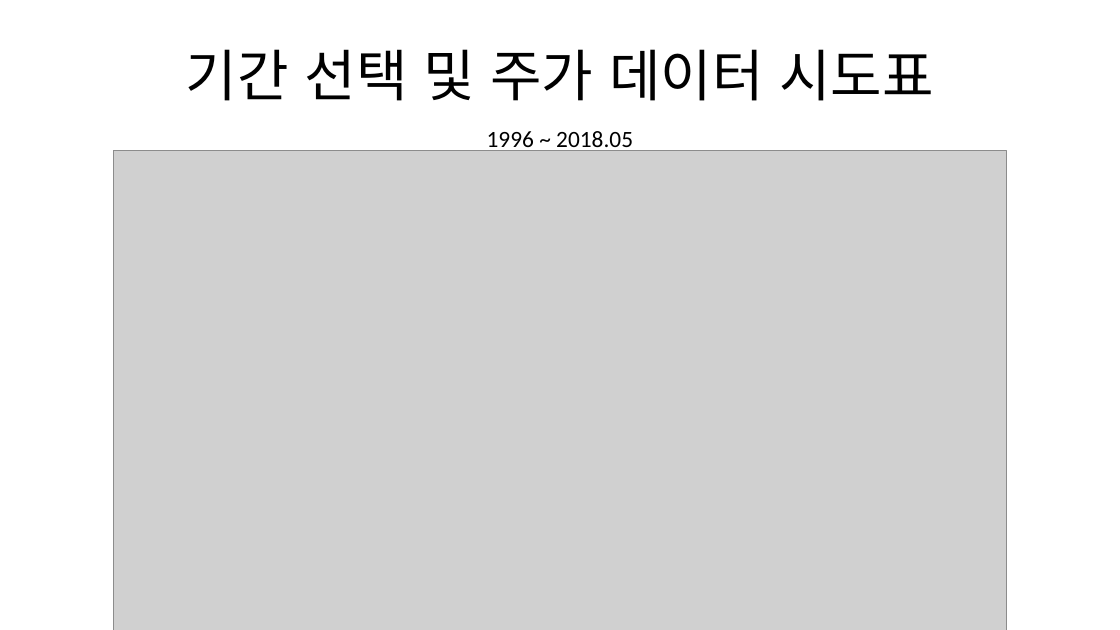
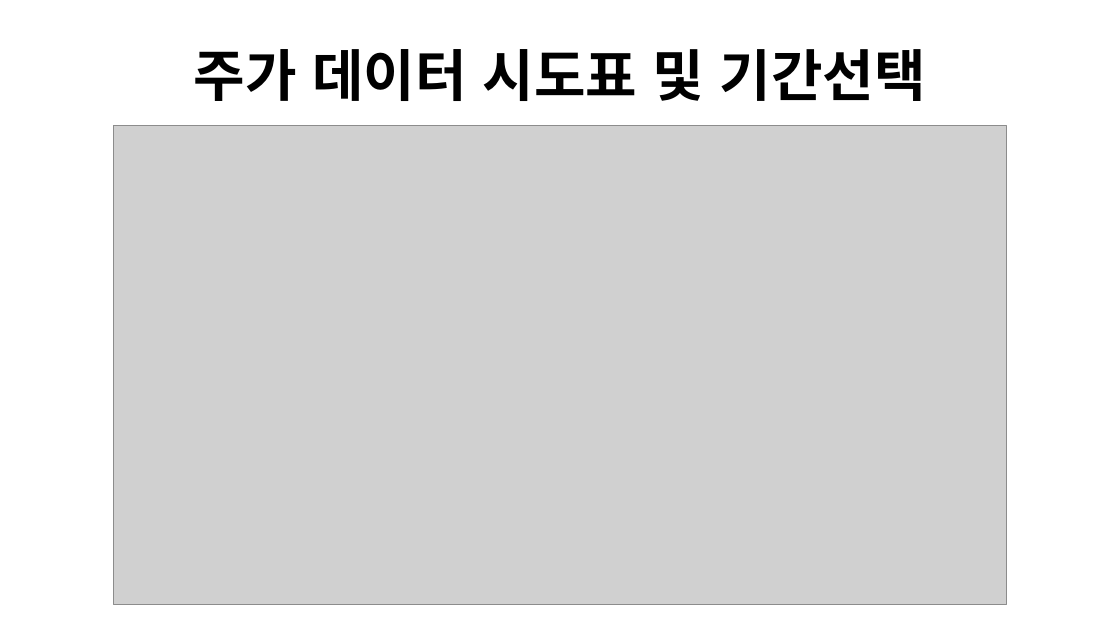
Before and after one commit to DaeguDude/bigdata, a slide deck: slide 6 of bigdata/파이널프로젝트ppt.pptx (slide 5 before the commit). Drawn at 1120x630 pixels with LibreOffice and Linux fonts; fonts in the diff are those of the drawing; grey boxes stand for pictures. Boxes give left, top, right and bottom in pixels: in the first picture for what was removed or moved away, otherwise in the second. Text is boxed around its words. In the diff, an @@ line names an element or a change of style, - is before the commit and + after.

```diff
--- a/bigdata/파이널프로젝트ppt.pptx
+++ b/bigdata/파이널프로젝트ppt.pptx
@@ title at box(194, 49, 926, 101): text changed; bold on @@
-기간 선택 및 주가 데이터 시도표
+주가 데이터 시도표 및 기간선택
@@ picture: place and size @@
-picture at box(113, 151, 1007, 630)
+picture at box(113, 126, 1007, 605)
@@ text removed at box(487, 131, 633, 153) @@
-1996 ~ 2018.05
```
Also in this commit, not shown: 8 other slides changed, 3 slides added, 9 other files.
